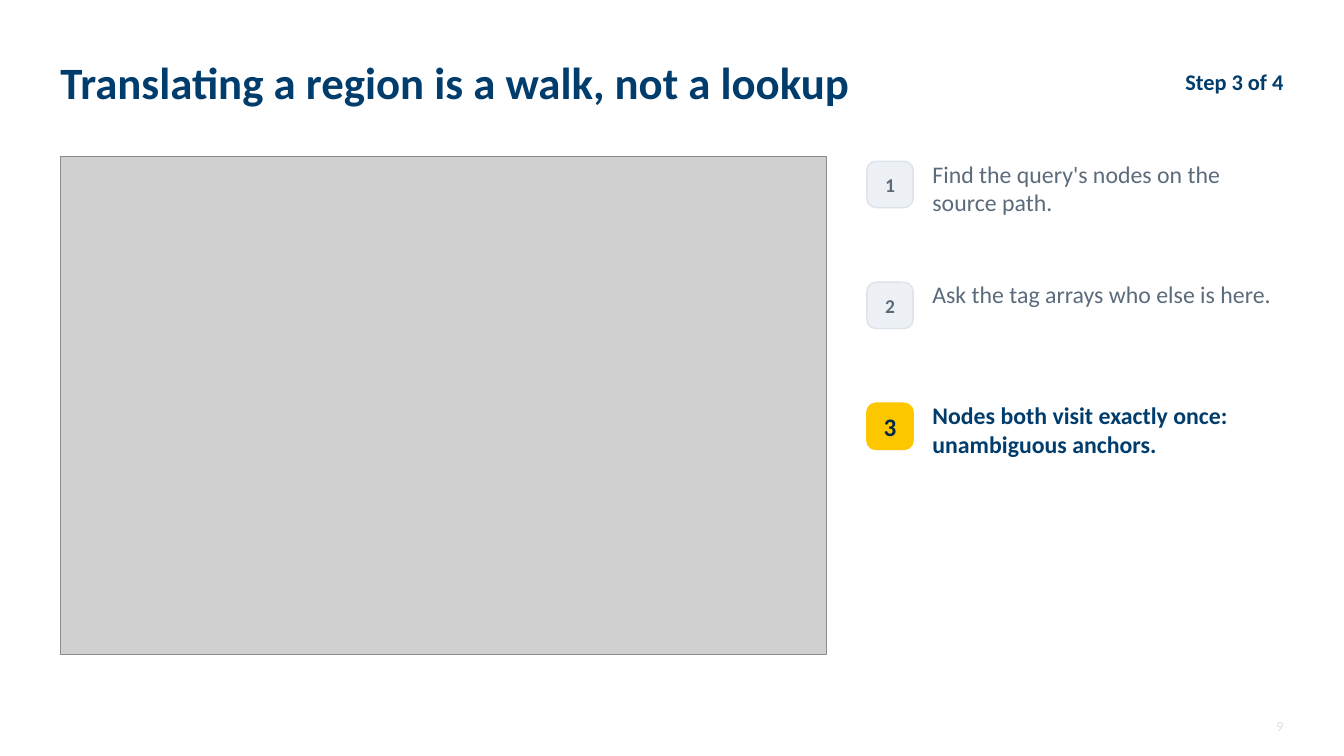
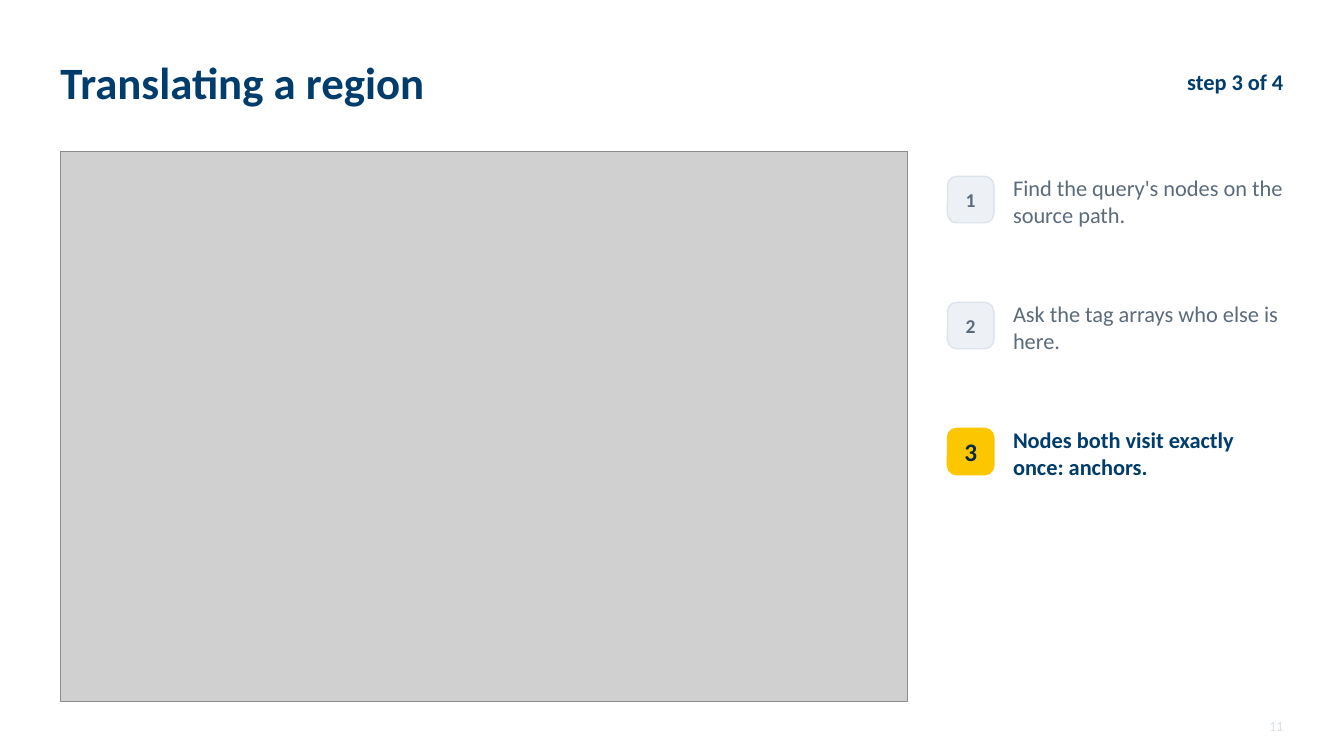
Before and after one commit to parsaeskandar/hprc_2026_poster, a slide deck: slide 11 of talk/HPRC2026_talk.pptx (slide 9 before the commit). Drawn at 1344x756 pixels with LibreOffice and Linux fonts; fonts in the diff are those of the drawing; grey boxes stand for pictures. Boxes give left, top, right and bottom in pixels: in the first picture for what was removed or moved away, otherwise in the second. Text is boxed around its words. In the diff, an @@ line names an element or a change of style, - is before the commit and + after.

Commit message:
Talk v7: simplify. Figures and screenshots first, talking points instead of a script

```diff
--- a/talk/HPRC2026_talk.pptx
+++ b/talk/HPRC2026_talk.pptx
@@ text at box(60, 67, 424, 107): text changed @@
-Translating a region is a walk, not a lookup
+Translating a region
@@ text at box(1187, 74, 1283, 94): text changed @@
-Step 3 of 4
+step 3 of 4
@@ picture: place and size @@
-picture at box(60, 156, 827, 654)
+picture at box(60, 151, 907, 702)
@@ text "1": place and size @@
-text "1" at box(885, 179, 895, 192)
+text "1" at box(966, 194, 976, 207)
@@ rounded rectangle: place and size @@
-rounded rectangle at box(867, 161, 913, 208)
+rounded rectangle at box(948, 176, 994, 223)
@@ text "Find the query's nodes on ...": place and size @@
-text "Find the query's nodes on ..." at box(932, 166, 1220, 215)
+text "Find the query's nodes on ..." at box(1013, 180, 1282, 227)
@@ text "Find the query's nodes on ..." at box(1013, 180, 1282, 227): size 17 to 16 pt @@
@@ text "2": place and size @@
-text "2" at box(885, 300, 895, 313)
+text "2" at box(966, 320, 976, 333)
@@ rounded rectangle: place and size @@
-rounded rectangle at box(867, 282, 913, 329)
+rounded rectangle at box(948, 302, 994, 349)
@@ text "Ask the tag arrays who ..." at box(1013, 306, 1278, 349): size 17 to 16 pt @@
@@ text "Ask the tag arrays who ...": place and size @@
-text "Ask the tag arrays who ..." at box(932, 286, 1270, 307)
+text "Ask the tag arrays who ..." at box(1013, 306, 1278, 349)
@@ text "3": place and size @@
-text "3" at box(884, 419, 897, 436)
+text "3" at box(964, 444, 977, 461)
@@ rounded rectangle: place and size @@
-rounded rectangle at box(867, 403, 913, 450)
+rounded rectangle at box(948, 429, 994, 475)
@@ text at box(1013, 432, 1234, 475): text changed; size 17 to 16 pt @@
-Nodes both visit exactly once: unambiguous anchors.
+Nodes both visit exactly once: anchors.
```
Also in this commit, not shown: 12 other slides changed, 5 slides added, 11 slides removed, 4 other files.
